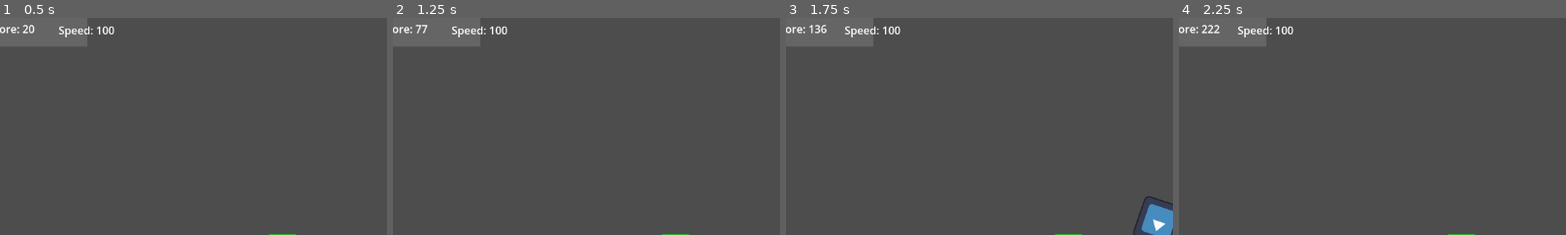
Above: before the commit, frames 1-4 (left to right).
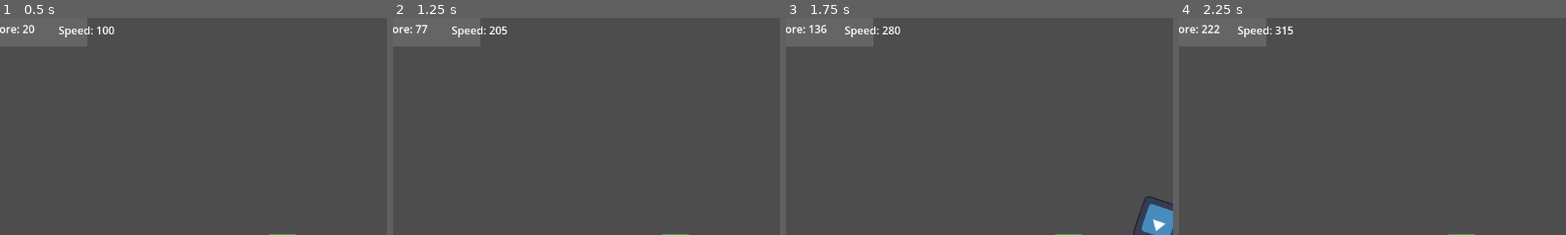
Above: after the commit, the same moments.

Repository: maikzero/csgy-gd-5
Game: Godot game, scene res://scenes/main/Main.tscn
The game is run twice, just before and just after one commit, with the same random seed, the same clock (stepped at 60 frames per second) and the same inputs. The engine's default icon, where the game draws it, is replaced by a stand-in: a white triangle on a blue panel in a dark square.
Inputs:
- Up to frame 1 (0.5 s): no input
- Up to frame 2 (1.25 s): hold D (move_right) from 0.53 s (still down); tap Space (jump) at 0.77 s
- Up to frame 3 (1.75 s): keep holding D (move_right); tap Space (jump) at 1.52 s
- Up to frame 4 (2.25 s): release D (move_right) at 2.03 s
The pictures show only the part of the screen within x 15-65%, y 0-50%; the shares and areas given below are measured in that part.

Frame 1 is identical in both runs. In frame 2, less than 0.1% of the frame differs, in the area x 24-30%, y 4-8%; in frame 3, less than 0.1%; in frame 4, 0.1%, in the area x 24-30%, y 3-8%.

Commit message:
Update player.gd

Diff:
--- a/scenes/player/player.gd
+++ b/scenes/player/player.gd
@@ -27,6 +27,7 @@
 signal health_changed(new_health: int)
 signal died()
 signal score_multiplier_changed(multiplier: float)
+signal speed_changed(current_speed: float)
 
 func _ready():
 	health = max_health
@@ -52,8 +53,10 @@
 	# Speed management
 	if Input.is_action_pressed("move_right"):
 		current_speed = min(current_speed + acceleration * delta, max_speed)
+		speed_changed.emit(current_speed)
 	else:
 		current_speed = max(current_speed - deceleration * delta, base_speed)
+		speed_changed.emit(current_speed)
 
 	# Apply horizontal movement
 	velocity.x = current_speed
